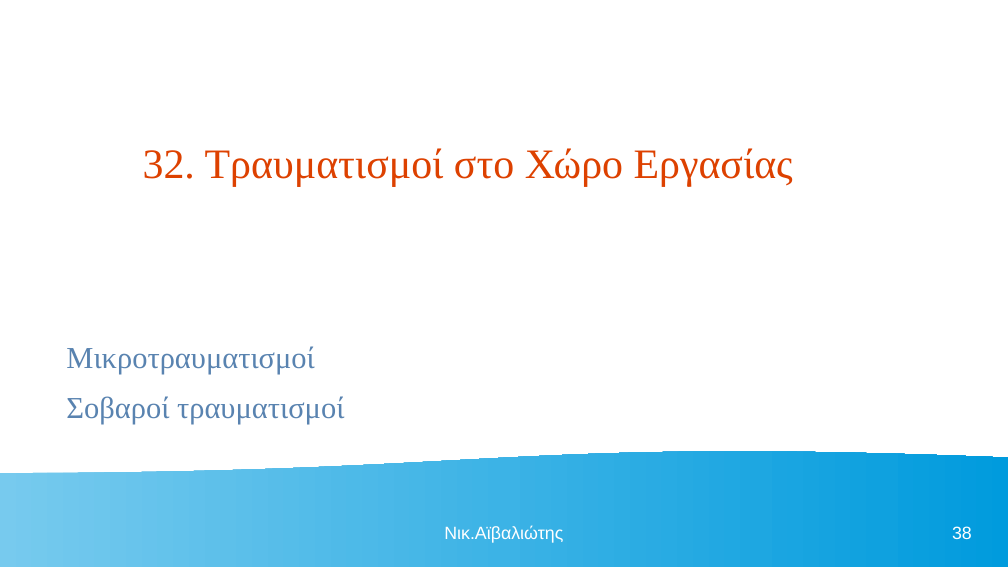
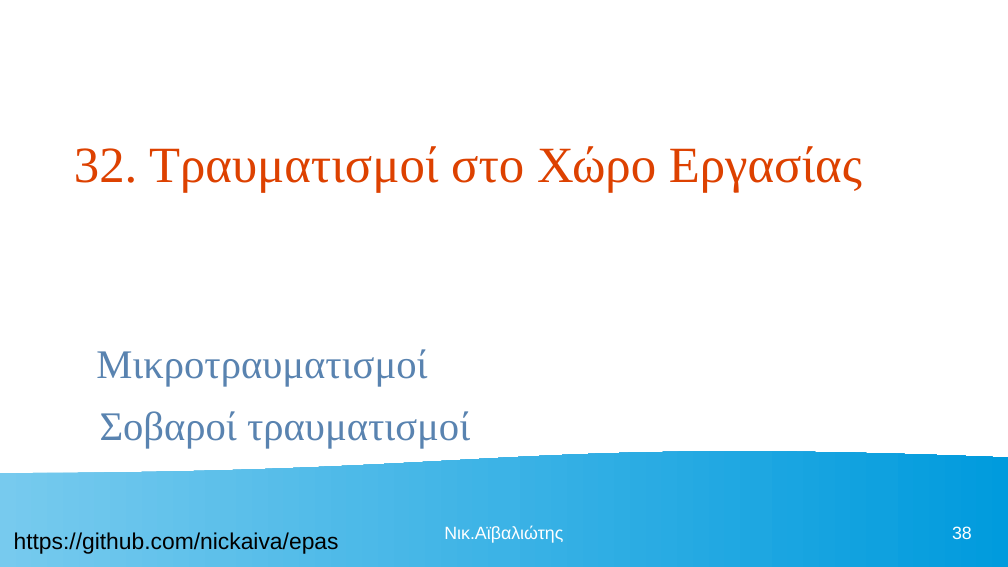
Before and after one commit to nickaiva/epas, a slide deck: slide 38 of ΠΕΡΙΒΑΛΛΟΝ ΕΡΓΑΣΙΑΣ.odp. Drawn at 1008x567 pixels with LibreOffice and Linux fonts; fonts in the diff are those of the drawing. Boxes give left, top, right and bottom in pixels: in the first picture for what was removed or moved away, otherwise in the second. Text is boxed around its words. In the diff, an @@ line names an element or a change of style, - is before the commit and + after.

```diff
--- a/ΠΕΡΙΒΑΛΛΟΝ ΕΡΓΑΣΙΑΣ.odp
+++ b/ΠΕΡΙΒΑΛΛΟΝ ΕΡΓΑΣΙΑΣ.odp
@@ title "32. Τραυματισμοί στο Χώρο Εργασίας" at <box>74,146,862,192</box>: size 33 to 40 pt @@
@@ text "Μικροτραυματισμοί" at <box>96,349,470,449</box>: size 24 to 32 pt; indent changed @@
@@ text added at <box>14,532,339,554</box>, 18 pt, text #000000 @@
+https://github.com/nickaiva/epas
```
Also in this commit, not shown: 47 other slides changed.
